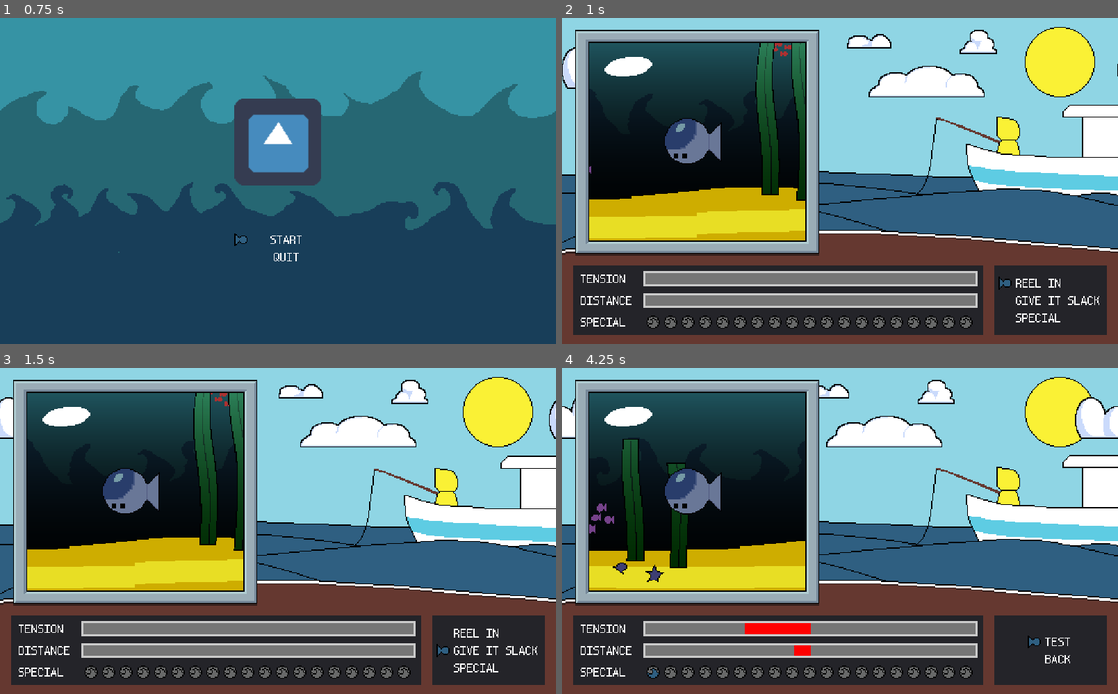
Above: before the commit, frames 1-4 (two rows, left to right).
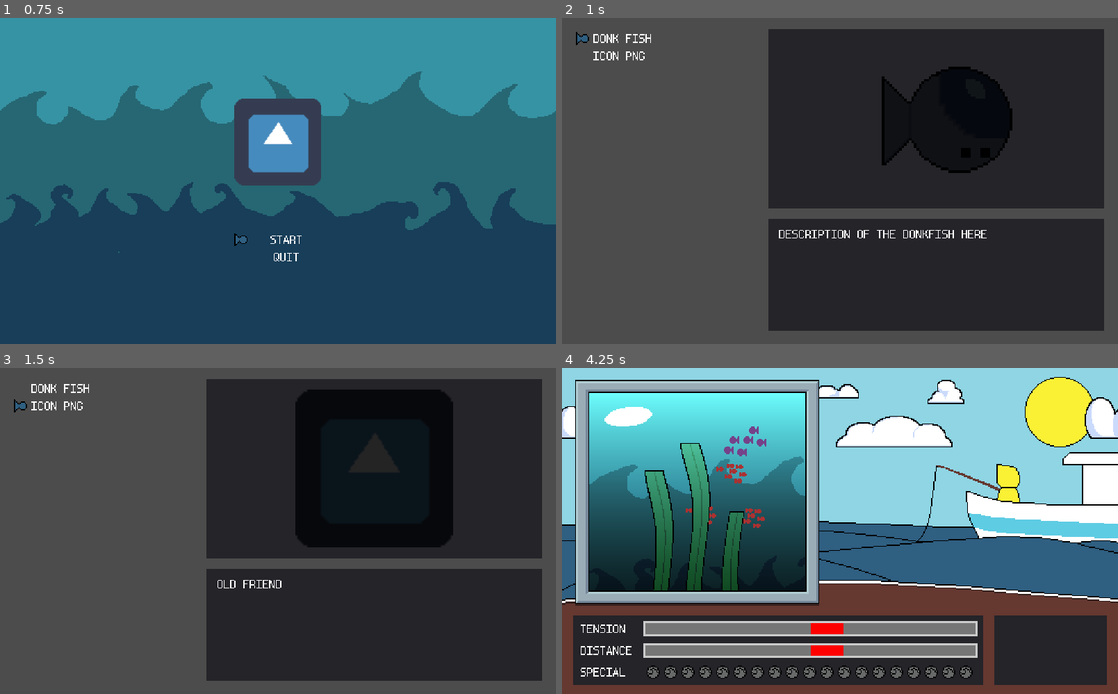
Above: after the commit, the same moments.

Repository: TateKennington/Battle-Fish-Saga
Game: Godot game, scene res://GUI/MainMenu.tscn
The game is run twice, just before and just after one commit, with the same random seed, the same clock (stepped at 60 frames per second) and the same inputs. The engine's default icon, where the game draws it, is replaced by a stand-in: a white triangle on a blue panel in a dark square.
Inputs:
- Up to frame 1 (0.75 s): tap Enter at 0.5 s; hold Up from 0.53 s (still down)
- Up to frame 2 (1 s): keep holding Up; tap Space at 0.77 s
- Up to frame 3 (1.5 s): release Up at 1.28 s; hold Down from 1.28 s (still down)
- Up to frame 4 (4.25 s): tap Space at 1.52, 3.02, 3.77 s; release Down at 2.03 s; hold Up 2.03-3.53 s; hold Down from 3.53 s (still down)

Frame 1 is identical in both runs. In frame 2, 92% of the frame differs, in the area x 0-100%, y 0-100%; in frame 3, 92%; in frame 4, 28%.
Error after the commit: Invalid call. Nonexistent function 'instance' in base 'Nil'. (res://SceneManager.gd:8)

Commit message:
Added level select

Diff:
--- a/Battle.gd
+++ b/Battle.gd
@@ -4,9 +4,9 @@
 signal lose;
 
 onready var player: Player = $Player;
-onready var enemy: Enemy = $ViewportContainer/Viewport/Enemy.get_child(0);
 onready var gui: BattleGUI = $CanvasLayer/BattleGUI;
 
+var enemy: Enemy;
 var distance: float = 0;
 var tension: float = 0;
 
@@ -16,15 +16,18 @@
 var time: float = 0;
 
 func _ready():
-	enemy.connect("move", self, "on_move");
 	gui.set_tension(0)
 	gui.set_distance(0)
+	gui.set_moves_list(player.abilities)
 
-	gui.set_moves_list(player.abilities)
+func connect_enemy(enemy_node):
+	$ViewportContainer/Viewport/Enemy.add_child(enemy_node)
+	enemy = enemy_node
+	enemy.position.y = 200
+	enemy.connect("move", self, "on_move");
 	for move in player.abilities:
 		if move.fish_animation == null:
 			continue
-		print(move.move_name)
 		enemy.add_animation(move.move_name, move.fish_animation)
 	play_turn();
 
--- a/Battle.tscn
+++ b/Battle.tscn
@@ -1,8 +1,7 @@
-[gd_scene load_steps=16 format=2]
+[gd_scene load_steps=15 format=2]
 
 [ext_resource path="res://Battle.gd" type="Script" id=1]
 [ext_resource path="res://Player/Player.tscn" type="PackedScene" id=2]
-[ext_resource path="res://Enemy/DonkFish/DonkFish.tscn" type="PackedScene" id=3]
 [ext_resource path="res://GUI/BattleGUI.tscn" type="PackedScene" id=4]
 [ext_resource path="res://Background/OceanBackground-Far.png" type="Texture" id=5]
 [ext_resource path="res://Background/OceanBackground-Close.png" type="Texture" id=6]
@@ -118,12 +117,4 @@
 centered = false
 
 [node name="Enemy" type="Node2D" parent="ViewportContainer/Viewport"]
-
-[node name="DonkFish" parent="ViewportContainer/Viewport/Enemy" instance=ExtResource( 3 )]
-position = Vector2( 0, 200 )
-
-[node name="Camera2D" type="Camera2D" parent="ViewportContainer/Viewport/Enemy/DonkFish"]
-current = true
-limit_top = 0
-limit_bottom = 300
 [connection signal="choose_move" from="CanvasLayer/BattleGUI" to="." method="on_move"]
--- a/Enemy/Enemy.tscn
+++ b/Enemy/Enemy.tscn
@@ -10,3 +10,8 @@
 [node name="Tween" type="Tween" parent="."]
 
 [node name="AnimationPlayer" type="AnimationPlayer" parent="."]
+
+[node name="Camera2D" type="Camera2D" parent="."]
+current = true
+limit_top = 0
+limit_bottom = 300
--- /dev/null
+++ b/GUI/LevelSelect.gd
@@ -0,0 +1,19 @@
+extends Control
+
+export(Array, Resource) var levels;
+
+onready var menu: Menu = $Menu;
+
+func _ready():
+	for level in levels:
+		menu.add_move(level.name)
+
+
+func _on_Menu_selected(index):
+	SceneManager.load_battle(levels[index]);
+
+
+func _on_Menu_hovered(index):
+	var curr_level: Level = levels[index]
+	$Preview/TextureRect.texture = curr_level.enemy_sprite;
+	$Description/Label.text = curr_level.description
--- /dev/null
+++ b/GUI/LevelSelect.tscn
@@ -0,0 +1,91 @@
+[gd_scene load_steps=10 format=2]
+
+[ext_resource path="res://font.tres" type="BitmapFont" id=1]
+[ext_resource path="res://Levels/Level.gd" type="Script" id=2]
+[ext_resource path="res://GUI/Components/Menu/Menu.tscn" type="PackedScene" id=3]
+[ext_resource path="res://Enemy/DonkFish/DonkFish.png" type="Texture" id=4]
+[ext_resource path="res://GUI/LevelSelect.gd" type="Script" id=5]
+[ext_resource path="res://icon.png" type="Texture" id=6]
+[ext_resource path="res://Enemy/DonkFish/DonkFish.tscn" type="PackedScene" id=7]
+
+[sub_resource type="Resource" id=1]
+script = ExtResource( 2 )
+name = "Donk Fish"
+description = "oh laudy hes a donkin"
+enemy_scene = ExtResource( 7 )
+enemy_sprite = ExtResource( 4 )
+
+[sub_resource type="Resource" id=2]
+script = ExtResource( 2 )
+name = "icon png"
+description = "old friend"
+enemy_sprite = ExtResource( 6 )
+
+[node name="Level Select" type="Control"]
+anchor_right = 1.0
+anchor_bottom = 1.0
+script = ExtResource( 5 )
+__meta__ = {
+"_edit_use_anchors_": false
+}
+levels = [ SubResource( 1 ), SubResource( 2 ) ]
+
+[node name="Menu" parent="." instance=ExtResource( 3 )]
+anchor_right = 1.0
+anchor_bottom = 1.0
+margin_left = 13.0
+margin_top = 13.0
+margin_right = -335.0
+margin_bottom = -10.0
+
+[node name="Preview" type="Panel" parent="."]
+anchor_right = 1.0
+anchor_bottom = 1.0
+margin_left = 190.0
+margin_top = 10.0
+margin_right = -13.0
+margin_bottom = -125.0
+__meta__ = {
+"_edit_use_anchors_": false
+}
+
+[node name="TextureRect" type="TextureRect" parent="Preview"]
+modulate = Color( 0.145098, 0.145098, 0.145098, 1 )
+anchor_right = 1.0
+anchor_bottom = 1.0
+margin_left = 10.0
+margin_top = 10.0
+margin_right = -10.0
+margin_bottom = -10.0
+texture = ExtResource( 4 )
+expand = true
+stretch_mode = 6
+__meta__ = {
+"_edit_use_anchors_": false
+}
+
+[node name="Description" type="Panel" parent="."]
+anchor_right = 1.0
+anchor_bottom = 1.0
+margin_left = 190.0
+margin_top = 185.0
+margin_right = -13.0
+margin_bottom = -12.0
+__meta__ = {
+"_edit_use_anchors_": false
+}
+
+[node name="Label" type="Label" parent="Description"]
+anchor_right = 1.0
+anchor_bottom = 1.0
+margin_left = 10.0
+margin_top = 10.0
+margin_right = -10.0
+margin_bottom = -10.0
+custom_fonts/font = ExtResource( 1 )
+text = "description of the donkfish here"
+__meta__ = {
+"_edit_use_anchors_": false
+}
+[connection signal="hovered" from="Menu" to="." method="_on_Menu_hovered"]
+[connection signal="selected" from="Menu" to="." method="_on_Menu_selected"]
--- a/GUI/MainMenu.gd
+++ b/GUI/MainMenu.gd
@@ -1,7 +1,7 @@
 extends Control
 
 func start():
-	SceneManager.load_battle();
+	SceneManager.load_levelselect();
 
 func _on_Menu_selected(index: int):
 	if index == 0:
--- /dev/null
+++ b/Levels/Level.gd
@@ -0,0 +1,21 @@
+extends Resource
+class_name Level
+
+export(String) var name setget set_level_name;
+export(String) var description;
+export(Resource) var enemy_scene;
+export(Resource) var enemy_sprite;
+
+func set_level_name(new_level_name: String):
+	name = new_level_name.to_lower()
+
+func _init(
+	_name = '',
+	_description = '',
+	_enemy_scene = null,
+	_enemy_sprite = null
+):
+	name = _name
+	description = _description
+	enemy_scene = _enemy_scene
+	enemy_sprite = _enemy_sprite
--- a/SceneManager.gd
+++ b/SceneManager.gd
@@ -1,7 +1,14 @@
 extends Node
 
-func load_battle():
+func load_battle(level: Level):
 	get_tree().change_scene('res://Battle.tscn');
+	call_deferred('load_level', level)
+
+func load_level(level: Level):
+	get_tree().root.get_node('Battle').connect_enemy(level.enemy_scene.instance())
 
 func load_mainmenu():
 	get_tree().change_scene('res://GUI/MainMenu.tscn');
+
+func load_levelselect():
+	get_tree().change_scene('res://GUI/LevelSelect.tscn');
--- a/project.godot
+++ b/project.godot
@@ -23,6 +23,11 @@
 "class": "Enemy",
 "language": "GDScript",
 "path": "res://Enemy/Enemy.gd"
+}, {
+"base": "Resource",
+"class": "Level",
+"language": "GDScript",
+"path": "res://Levels/Level.gd"
 }, {
 "base": "VBoxContainer",
 "class": "Menu",
@@ -53,6 +58,7 @@
 "Ability": "",
 "BattleGUI": "",
 "Enemy": "",
+"Level": "",
 "Menu": "",
 "MenuItem": "",
 "Player": "",
